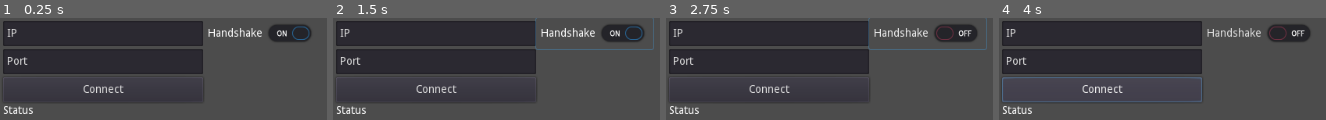
Above: before the commit, frames 1-4 (left to right).
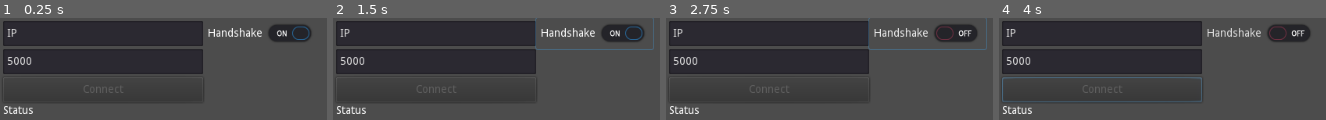
Above: after the commit, the same moments.

Repository: thimenesup/GodotNatTraversal
Game: Godot game, scene res://main.tscn
The game is run twice, just before and just after one commit, with the same random seed, the same clock (stepped at 60 frames per second) and the same inputs.
Inputs (mouse positions are in pixels of both pictures, inside the frame that each line leads up to):
- Up to frame 1 (0.25 s): no input
- Up to frame 2 (1.5 s): click "Handshake" at 0.5 s; click "Handshake" at 1.25 s
- Up to frame 3 (2.75 s): click "Handshake" at 2 s
- Up to frame 4 (4 s): click (1103, 89) at 2.75 s, where only the run before the commit has a clickable "Connect"

The runs differ from the first frame. In frame 1, 0.8% of the frame differs, in the area x 2-38%, y 38-74%; in frame 2, 0.8%; in frame 3, 0.8%; in frame 4, 0.9%.

Commit message:
Add LAN connection support

Diff:
--- a/main.tscn
+++ b/main.tscn
@@ -8,7 +8,7 @@
 
 onready var status : Label = $Status as Label
 
-var enable_server : bool = false
+var enable_server : bool = true
 
 var udp_handshake : bool = true
 
@@ -21,7 +21,12 @@
 		get_tree().network_peer = net
 
 		get_tree().connect(\"network_peer_connected\",self,\"_player_connected\")
+		get_tree().connect(\"network_peer_disconnected\",self,\"_player_disconnected\")
 		$Connect.disabled = true
+
+
+func _on_Handshake_toggled(button_pressed):
+	udp_handshake = button_pressed
 
 func _on_Connect_pressed():
 	var server_ip = $IP.text
@@ -38,24 +43,35 @@
 func _player_connected(id):
 	status.text = \"Client connected %s\" % id
 
+
+master func request_connection(lan_ip):
 	var ids = get_tree().get_network_connected_peers()
 	if ids.size() > 1:
 		var ip1 = get_tree().network_peer.get_peer_address(ids[0])
 		var port1 = get_tree().network_peer.get_peer_port(ids[0])
 		var ip2 = get_tree().network_peer.get_peer_address(ids[1])
 		var port2 = get_tree().network_peer.get_peer_port(ids[1])
+
 		rpc_id(ids[0],\"connect_to\",ip2,port2,port1,true)
-		rpc_id(ids[1],\"connect_to\",ip1,port1,port2,false)
+		if ip1 == ip2: #Same IP address, connect peers by LAN
+			rpc_id(ids[1],\"lan_connect\",lan_ip,port1,port2)
+		else:
+			rpc_id(ids[1],\"connect_to\",ip1,port1,port2,false)
 
 
 #Host
 func _client_connected_to_host(id):
 	status.text = \"Client connected %s\" % id
 
+func _player_disconnected(id):
+	status.text = \"Client disconnected %s\" % id
+
 
 #Client
 func _connected_to_server():
 	status.text = \"Connected to server\"
+	var lan_ip = IP.get_local_addresses()
+	rpc_id(1,\"request_connection\")
 
 func _connection_failed():
 	status.text = \"Connection failed\"
@@ -83,9 +99,19 @@
 	get_tree().network_peer = net
 
 
-
-func _on_Handshake_toggled(button_pressed):
-	udp_handshake = button_pressed
+slave func lan_connect(lan_ip,port,my_port):
+	var net = NetworkedMultiplayerENet.new()
+	net.create_client(lan_ip,port,my_port)
+	get_tree().network_peer = net
+
+
+
+func get_ipv4_lan_ip():
+	var ips = IP.get_local_addresses()
+	for ip in ips:
+		if ip.begins_with(\"192\"):
+			return ip
+	return null
 "
 _sections_unfolded = [ "Resource" ]
 
@@ -173,7 +199,7 @@
 mouse_default_cursor_shape = 1
 size_flags_horizontal = 1
 size_flags_vertical = 1
-text = "Port"
+text = "5000"
 secret_character = "*"
 focus_mode = 2
 context_menu_enabled = true
